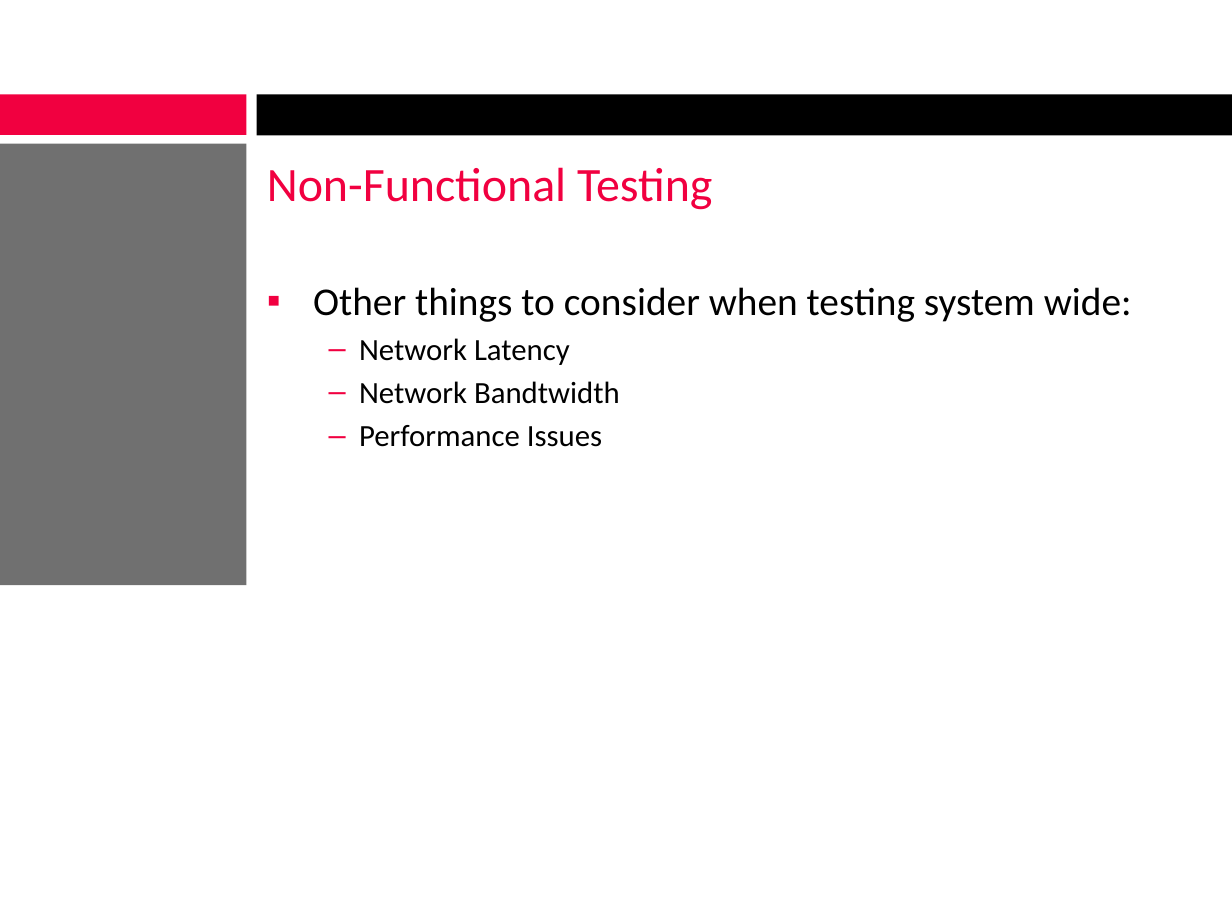
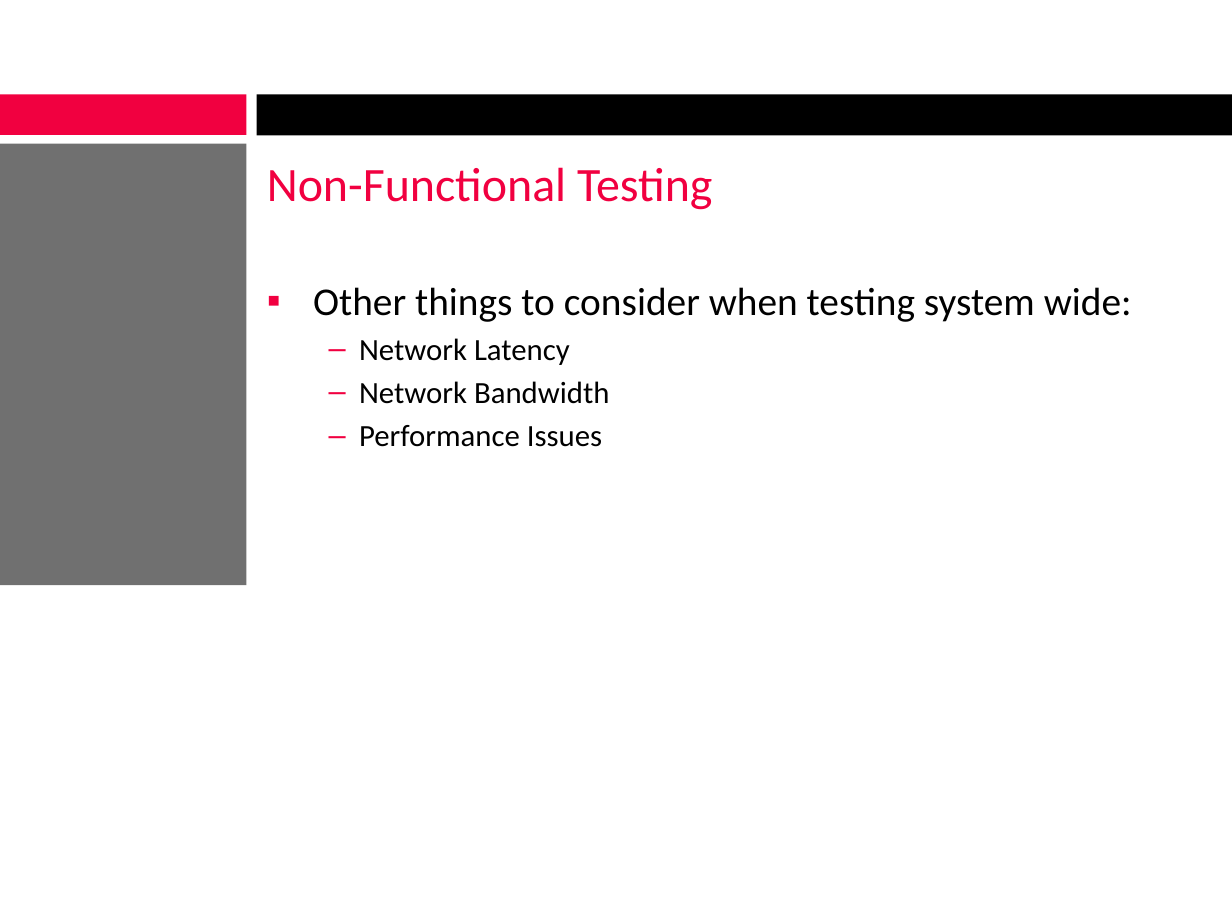
Before and after one commit to alexcraig/RoboWars, a slide deck: slide 12 of docs/presentation_slides/RoboWarsPresentation_AlexDinardo.pptx (slide 14 before the commit). Drawn at 1232x924 pixels with LibreOffice and Linux fonts; fonts in the diff are those of the drawing; background and template pictures are left out. Boxes give left, top, right and bottom in pixels: in the first picture for what was removed or moved away, otherwise in the second. Text is boxed around its words. In the diff, an @@ line names an element or a change of style, - is before the commit and + after.

```diff
--- a/docs/presentation_slides/RoboWarsPresentation_AlexDinardo.pptx
+++ b/docs/presentation_slides/RoboWarsPresentation_AlexDinardo.pptx
@@ text at bbox=[359, 381, 609, 404]: text changed @@
-  – Network Bandtwidth
+  – Network Bandwidth
```
Also in this commit, not shown: 10 other slides changed, 2 slides removed, 3 other files.
